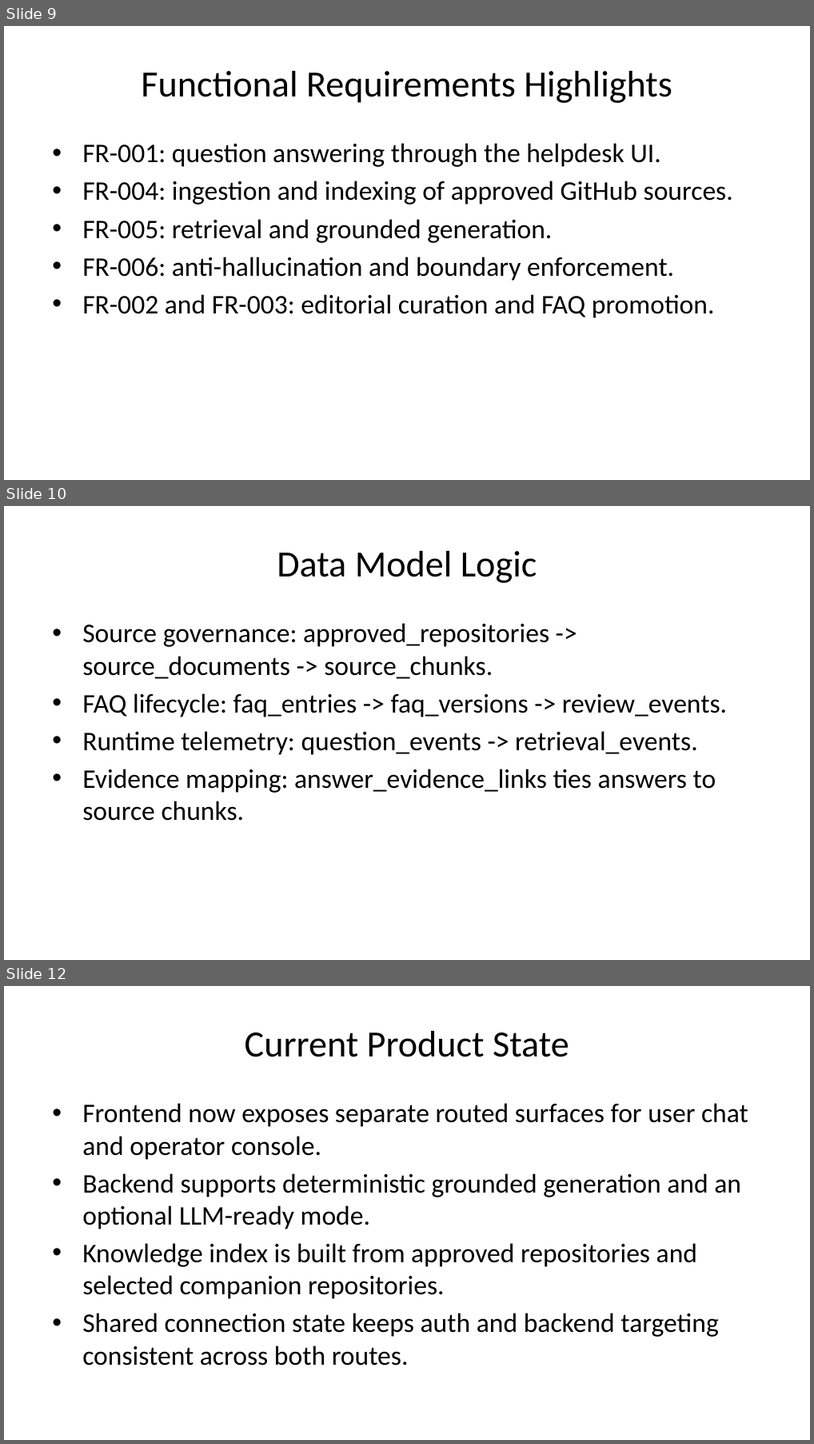
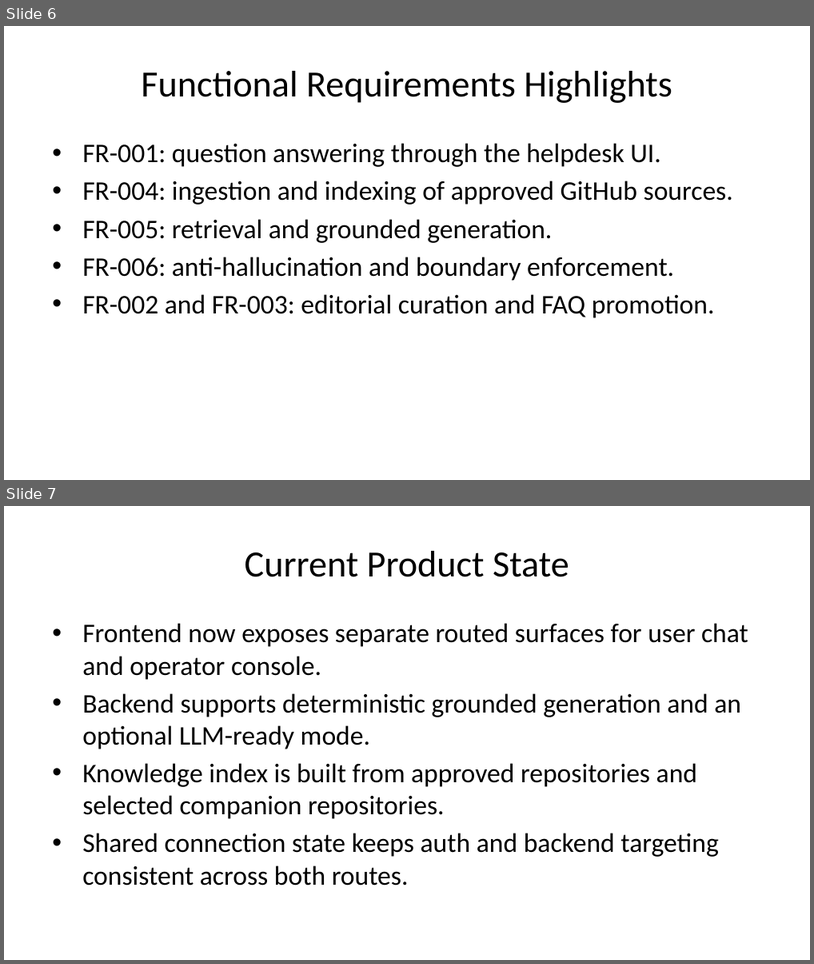
Before and after one commit to UM-KGPI/NapcoreHelpdesk, a slide deck: dist/napcore-helpdesk-presentation.pptx. Shown one above the other, each under a label of ours: slides 9, 10 and 12 before the commit, slides 6 and 7 after it; the slides between them are not shown. The pictures are 814x1444 and 814x964 pixels, drawn with LibreOffice and Linux fonts; fonts in the diff are those of the drawing. Boxes give left, top, right and bottom in pixels: in the first picture for what was removed or moved away, otherwise in the second. Text is boxed around its words. In the diff, an @@ line names an element or a change of style, - is before the commit and + after.

```diff
--- a/dist/napcore-helpdesk-presentation.pptx
+++ b/dist/napcore-helpdesk-presentation.pptx
@@ slide 10 removed at (4,506,810,960), background #FFFFFF @@
@@ title removed at (277,551,538,583) @@
-Data Model Logic
@@ text removed at (82,623,727,820) @@
-• Source governance: approved_repositories -> source_documents -> source_chunks.
-• FAQ lifecycle: faq_entries -> faq_versions -> review_events.
-• Runtime telemetry: question_events -> retrieval_events.
-• Evidence mapping: answer_evidence_links ties answers to source chunks.
@@ what was slide 9 is now slide 6 @@
@@ what was slide 12 is now slide 7 @@
```
Also in this commit, not shown: 8 slides changed, 3 slides added, 7 other slides removed, 8 other files.
